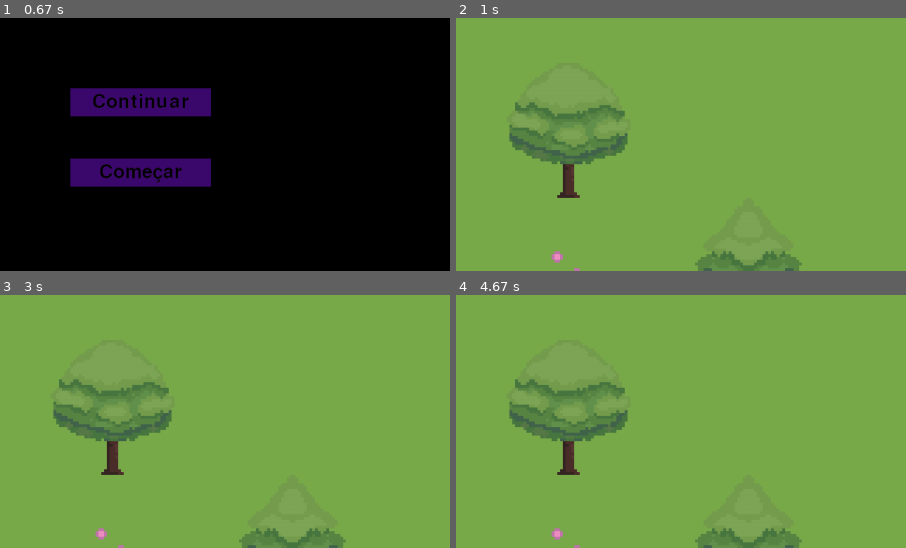
Above: before the commit, frames 1-4 (two rows, left to right).
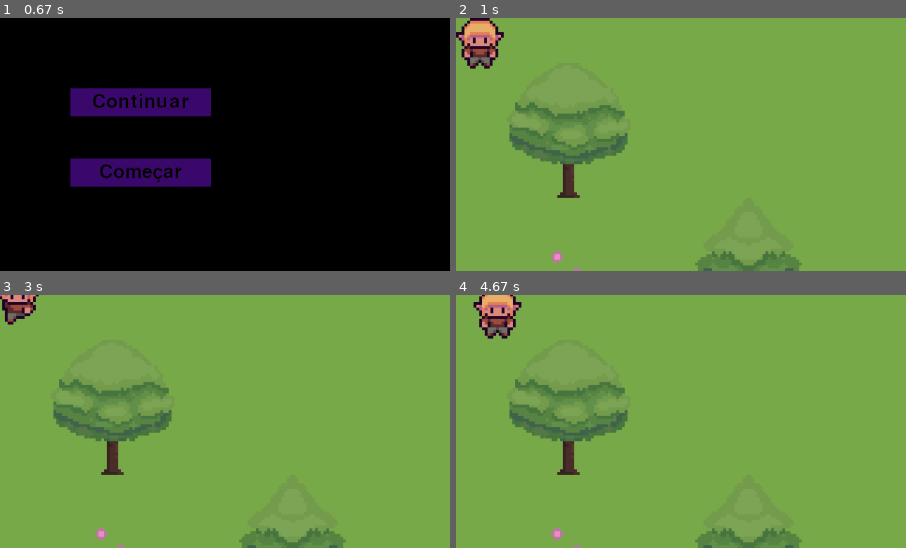
Above: after the commit, the same moments.

Repository: cabral-tiago/pygame-evert
Game: pygame game, started from main.py
Same seed, same stepped clock (60 frames per second), same inputs: the game is played once before the commit and once after it.
Inputs (mouse positions are % of the whole screen's width and height, from its top left):
- Up to frame 1 (0.67 s): no input
- Up to frame 2 (1 s): click (16, 17) at 0.88 s
- Up to frame 3 (3 s): hold Up 1.17-1.63 s; move the mouse to (82, 47) at 1.2 s; hold Right 1.67-2.13 s; hold A 2.17-2.7 s; hold Down from 2.73 s (still down)
- Up to frame 4 (4.67 s): release Down at 3.03 s; hold A 3.07-3.47 s; hold D 3.9-4.53 s; hold Down from 4.57 s (still down)
The pictures show only the part of the screen within x 0-50%, y 0-50%; the shares and areas given below are measured in that part.

Frame 1 is identical in both runs. In frame 2, 1.5% of the frame differs, in the area x 0-11%, y 0-21%; in frame 3, 0.7%; in frame 4, 1.4%.

Commit message:
[Add] Player, Spritesheet, World update()
Adds Player class for the player character
Adds Spritesheet class to load character spritesheets
Adds update() to World to implement update calls,
like updating the Player movement

Diff:
--- /dev/null
+++ b/classes/player.py
@@ -0,0 +1,50 @@
+from typing import Tuple
+from pygame.surface import Surface
+from classes.spritesheet import Spritesheet
+
+
+class Player():
+    ANIMATION_INTERVAL = 0.1
+    SPEED = 150
+
+    def __init__(self) -> None:
+        spritesheet: Spritesheet = Spritesheet("assets/images/elf_spritesheet.png", (18,18), 4)
+
+        self.__sprite_directions = ["down", "up", "right", "left"]
+        self.__sprites: dict[str, list[Surface]] = spritesheet.get_dictionary(self.__sprite_directions)
+
+        self.__moving = False
+        self.__last_direction = "down"
+        self.__current_frame = 0
+        self.__max_frames = len(self.__sprites[next(iter(self.__sprites))])
+        self.__animation_timer: float = 0
+        self.position: Tuple[float, float] = (0, 0)
+
+    def update_animation(self, dt: float, direction: str) -> None:
+        self.__animation_timer += dt
+        if direction == "stopped":
+            self.__current_frame = 0
+            self.__moving = False
+        else:
+            if self.__moving == False:
+                self.__moving = True
+                self.__current_frame = 1
+                self.__animation_timer = 0
+
+            if direction != self.__last_direction:
+                self.__last_direction = direction
+                self.__current_frame = 0
+                self.__animation_timer = 0
+
+            if self.__animation_timer > Player.ANIMATION_INTERVAL:
+                self.__animation_timer -= Player.ANIMATION_INTERVAL
+                self.__current_frame += 1
+                if self.__current_frame > self.__max_frames - 1:
+                    self.__current_frame = 0
+
+    def get_surface(self) -> Surface:
+        return self.__sprites[self.__last_direction][self.__current_frame]
+
+    def get_rect(self):
+        position = int(self.position[0]), int(self.position[1])
+        return self.get_surface().get_rect(topleft=position)
--- a/classes/scene.py
+++ b/classes/scene.py
@@ -8,7 +8,7 @@
         self.objects: list[GameObject] = []
         self.buttons: list[Button] = []
 
-    def update(self, dt) -> None:
+    def update(self, dt: float) -> None:
         pass
 
     def draw(self, screen: Surface) -> None:
--- /dev/null
+++ b/classes/spritesheet.py
@@ -0,0 +1,30 @@
+from typing import Tuple
+import pygame
+from pygame.surface import Surface
+
+
+class Spritesheet:
+    def __init__(self, path: str, sprite_size: Tuple[int, int], scale: int) -> None:
+        image = pygame.image.load(path)
+        image_w, image_h = image.get_width() * scale, image.get_height() * scale
+        self.__image = pygame.transform.scale(image, (image_w, image_h))
+        self.__sprite_size = (sprite_size[0] * scale, sprite_size[1] * scale)
+
+        columns = self.__image.get_width() // self.__sprite_size[0]
+        rows = self.__image.get_height() // self.__sprite_size[1]
+
+        self.__sprite_rows: list[list[Surface]] = []
+        for r in range(rows):
+            row: list[Surface] = []
+
+            for c in range(columns):
+                position = (self.__sprite_size[0] * c, self.__sprite_size[1] * r)
+                row.append(self.__image.subsurface(pygame.Rect(position, self.__sprite_size)))
+
+            self.__sprite_rows.append(row)
+
+    def get_dictionary(self, ordered_positions: list[str]) -> dict[str, list[Surface]]:
+        dictionary = {}
+        for n, row in enumerate(self.__sprite_rows):
+            dictionary[ordered_positions[n]] = row
+        return dictionary
--- a/scenes/world.py
+++ b/scenes/world.py
@@ -1,6 +1,8 @@
 from classes.level import Level
+from classes.player import Player
 from classes.scene import Scene
 from pygame.surface import Surface
+import pygame
 
 
 class World(Scene):
@@ -8,7 +10,47 @@
         super().__init__()
 
         self.level_1: Level = Level("assets/levels/1")
+        self.player: Player = Player()
+
+    def update(self, dt: float) -> None:
+        # TODO: Implement player_direction as a state in states.py
+        player_direction = "stopped"
+        keys = pygame.key.get_pressed()
+        if keys[pygame.K_d] or keys[pygame.K_RIGHT]:
+            player_direction = "right"
+        if keys[pygame.K_a] or keys[pygame.K_LEFT]:
+            player_direction = "left"
+        if keys[pygame.K_w] or keys[pygame.K_UP]:
+            player_direction = "up"
+        if keys[pygame.K_s] or keys[pygame.K_DOWN]:
+            player_direction = "down"
+
+        player_position = self.player.position
+        movement_x = 0
+        movement_y = 0
+        match player_direction:
+            case "right":
+                movement_x = 1
+            case "left":
+                movement_x = -1
+            case "down":
+                movement_y = 1
+            case "up":
+                movement_y = -1
+
+        next_x = player_position[0] + (dt * movement_x * Player.SPEED)
+        next_y = player_position[1] + (dt * movement_y * Player.SPEED)
+
+        #TODO: Check collissions
+
+        # Applying position
+        self.player.position = (next_x, next_y)
+
+        self.player.update_animation(dt, player_direction)
+
+
 
     def draw(self, screen: Surface) -> None:
         self.level_1.draw(screen)
+        screen.blit(self.player.get_surface(), self.player.position)
         super().draw(screen)
Binary file added: assets/images/elf_spritesheet.png
